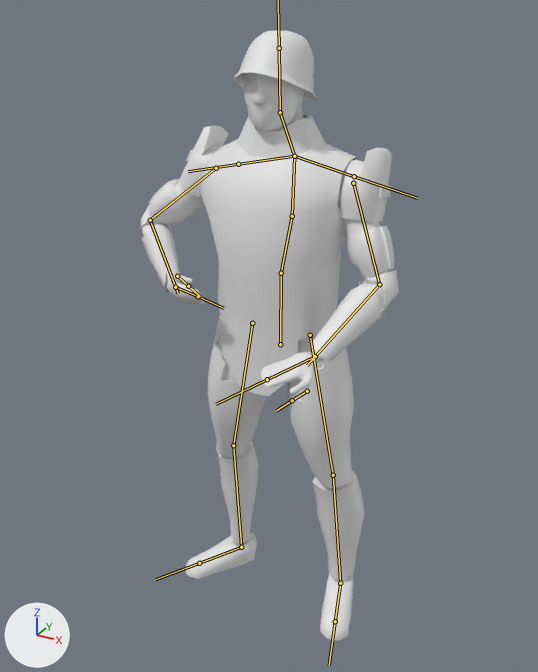
One commit to the FBX model D5 Game Project/Assets/Jochem/Models/Soldier human model.fbx: the scene before it, then after it.
Before and after are seen from a 50 mm camera at (0.995, -1.883, 1.88) aimed at (-0.001, -0.071, 0.974). The axes (+X, +Y, +Z) are drawn at lower left. The lights are the same throughout. Both versions are drawn at frame 1 of the action 'basic humanoid rig.001|Action'; the numbers are the values there. The bones that bend it are drawn over the model as lines.
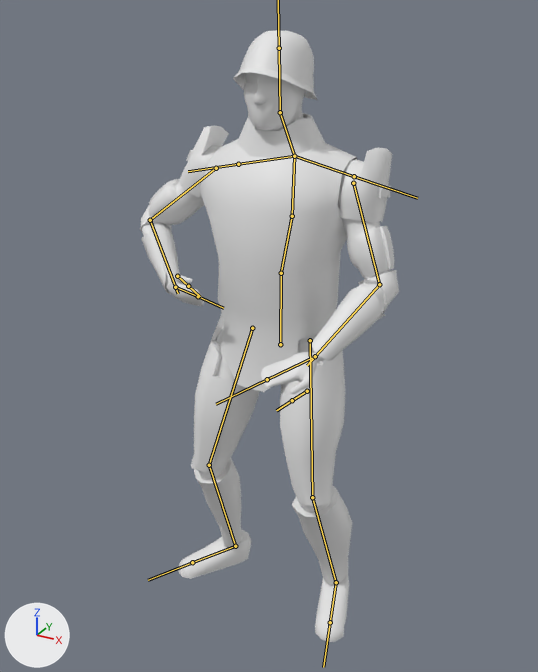
The change in detail:
Bone 'top leg.R' (bone_top_leg_r) moves from (0.0, 0.0, 0.0) to (0.0, 0.017, -0.001).
Bone 'top leg.R' (bone_top_leg_r) turns from (7, 0, 0) to (8, -1, -19) degrees about its own x, y and z.
Bone 'bottom leg.R' (bone_bottom_leg_r) turns from (-9, 1, 0) to (-6, 7, 32) degrees about its own x, y and z.
Bone 'feet.R' (bone_feet_r) turns from (18, -2, 0) to (18, -2, -13) degrees about its own x, y and z.
Bone 'top leg.L' (bone_top_leg_l) moves from (0.0, 0.0, 0.0) to (0.0, 0.017, -0.001).
Bone 'top leg.L' (bone_top_leg_l) turns from (6, 0, 0) to (6, 1, 19) degrees about its own x, y and z.
Bone 'bottom leg.L' (bone_bottom_leg_l) turns from (-9, -1, 0) to (-7, -6, -32) degrees about its own x, y and z.
Bone 'feet.L' (bone_feet_l) turns from (37, 4, 1) to (37, 3, 14) degrees about its own x, y and z.

Where the change shows, as pixel boxes [x1, y1, x2, y2] in the pictures (538 x 672 px):
'Cube.001', posed: before [140, 30, 399, 641]; after [140, 30, 399, 642]
bone 'top leg.R', root to tip: before (310, 335) to (333, 475); after (310, 340) to (312, 497)
bone 'bottom leg.R', root to tip: before (333, 475) to (340, 583); after (312, 497) to (336, 582)
bone 'feet.R', root to tip: before (340, 583) to (335, 621); after (336, 582) to (330, 622)
bone 'top leg.L', root to tip: before (252, 323) to (233, 445); after (252, 328) to (209, 465)
bone 'bottom leg.L', root to tip: before (233, 445) to (241, 547); after (209, 465) to (235, 546)
bone 'feet.L', root to tip: before (241, 547) to (199, 563); after (235, 546) to (192, 562)
